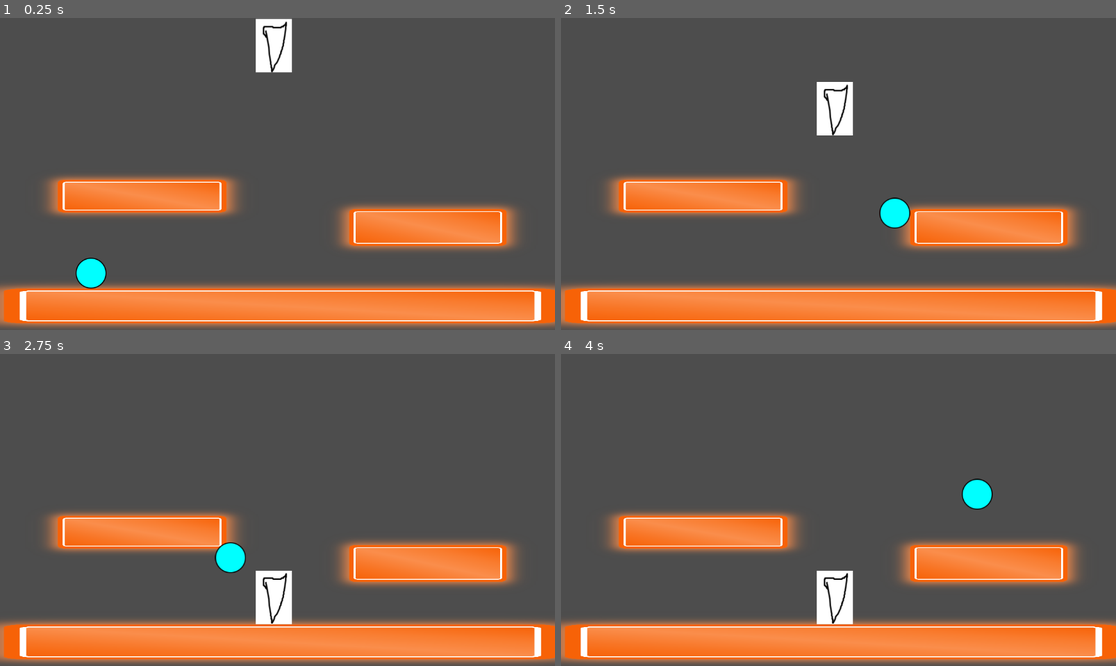
Above: before the commit, frames 1-4 (two rows, left to right).
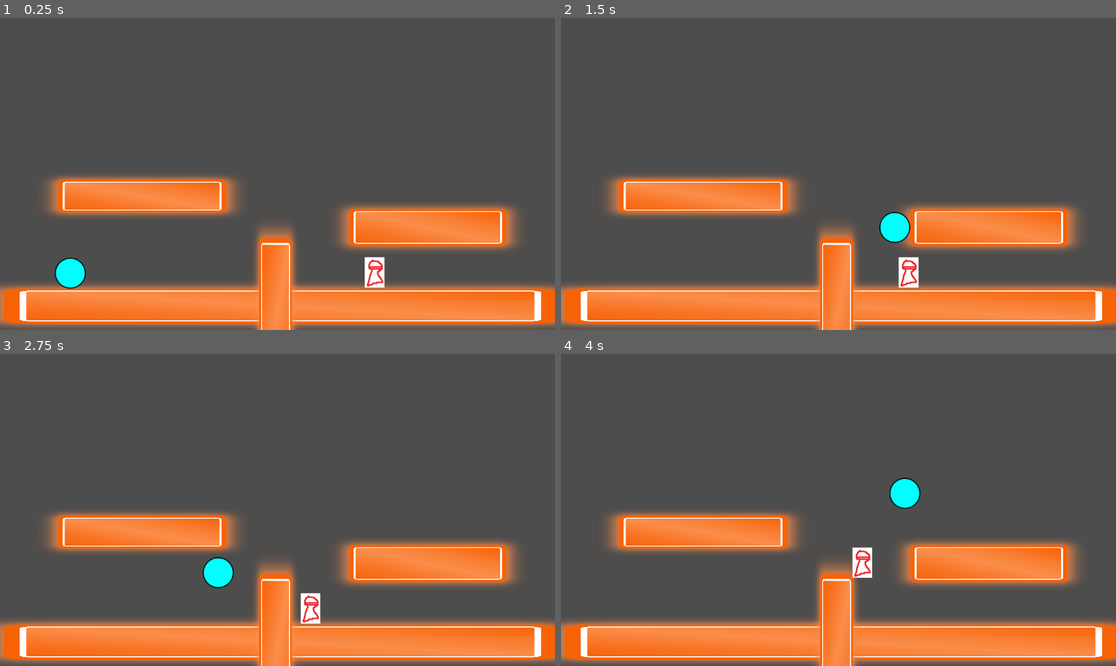
Above: after the commit, the same moments.

Repository: untitledfish/BowlingGame
Game: Godot game, scene res://Scenes/Maps/TestMap.tscn
Same seed, same stepped clock (60 frames per second), same inputs: the game is played once before the commit and once after it.
Inputs:
- Up to frame 1 (0.25 s): no input
- Up to frame 2 (1.5 s): tap Enter at 0.5 s; hold Shift (Run) 0.53-1.28 s; hold Right (ui_right) from 0.53 s (still down); tap Space at 0.77 s; tap Ctrl at 1.35 s
- Up to frame 3 (2.75 s): tap Space at 1.52 s; release Right (ui_right) at 2.03 s; hold Left (ui_left) from 2.03 s (still down); hold Shift (Run) from 2.03 s (still down)
- Up to frame 4 (4 s): release Left (ui_left) at 2.78 s; release Shift (Run) at 2.78 s; hold Right (ui_right) from 2.78 s (still down); tap Ctrl at 2.85 s; tap Space at 3.02, 3.77 s; hold Shift (Run) from 3.53 s (still down)

The runs differ from the first frame. In frame 1, 4.1% of the frame differs, in the area x 9-70%, y 0-100%; in frame 2, 3.9%; in frame 3, 2.9%; in frame 4, 3.1%.

Commit message:
Basic Grunt
Can be used as a basis for basic enemies that chase

Diff:
--- a/Scenes/Characters/Grunt1.tscn
+++ b/Scenes/Characters/Grunt1.tscn
@@ -1,3 +1,36 @@
-[gd_scene format=3 uid="uid://bf08d2iyvt7nk"]
+[gd_scene load_steps=5 format=3 uid="uid://bf08d2iyvt7nk"]
 
-[node name="Grunt1" type="Node2D"]
+[ext_resource type="Script" path="res://Scripts/Characters/grunt1.gd" id="1_fpi5k"]
+[ext_resource type="Texture2D" uid="uid://cfx8guy8hx76c" path="res://Sprites/Characters/BasicEnemies/grunt_placeholder.png" id="2_j5owb"]
+
+[sub_resource type="RectangleShape2D" id="RectangleShape2D_jddhb"]
+size = Vector2(42.25, 64.25)
+
+[sub_resource type="CircleShape2D" id="CircleShape2D_bcbeo"]
+radius = 310.161
+
+[node name="Grunt1" type="Node2D" groups=["Enemies"]]
+
+[node name="CharacterBody2D" type="CharacterBody2D" parent="."]
+collision_layer = 2
+collision_mask = 3
+floor_constant_speed = true
+script = ExtResource("1_fpi5k")
+
+[node name="Sprite2D" type="Sprite2D" parent="CharacterBody2D"]
+texture = ExtResource("2_j5owb")
+
+[node name="CollisionShape2D" type="CollisionShape2D" parent="CharacterBody2D"]
+position = Vector2(0.125, -0.125)
+shape = SubResource("RectangleShape2D_jddhb")
+
+[node name="DetectionRange" type="Area2D" parent="CharacterBody2D"]
+position = Vector2(0, 59)
+collision_mask = 3
+
+[node name="CollisionShape2D" type="CollisionShape2D" parent="CharacterBody2D/DetectionRange"]
+position = Vector2(0, -60)
+shape = SubResource("CircleShape2D_bcbeo")
+
+[connection signal="body_entered" from="CharacterBody2D/DetectionRange" to="CharacterBody2D" method="_on_detection_range_body_entered"]
+[connection signal="body_exited" from="CharacterBody2D/DetectionRange" to="CharacterBody2D" method="_on_detection_range_body_exited"]
--- a/Scenes/Characters/MainCharacter.tscn
+++ b/Scenes/Characters/MainCharacter.tscn
@@ -9,7 +9,6 @@
 [node name="MainCharacter" type="Node2D" groups=["Player"]]
 
 [node name="Player" type="CharacterBody2D" parent="."]
-position = Vector2(577, 345)
 collision_layer = 3
 collision_mask = 3
 script = ExtResource("1_qurkh")
--- a/Scenes/Maps/TestMap.tscn
+++ b/Scenes/Maps/TestMap.tscn
@@ -2,7 +2,7 @@
 
 [ext_resource type="Texture2D" uid="uid://crmwxxewbf3ww" path="res://Sprites/Maps/neon-orange-rectangle-banner-neon-rectangle-png-2371563313.png" id="1_4qo1u"]
 [ext_resource type="PackedScene" uid="uid://cdanb0gsgn06m" path="res://Scenes/Characters/MainCharacter.tscn" id="2_03cl6"]
-[ext_resource type="PackedScene" uid="uid://stverqcy4ocr" path="res://Scenes/Characters/pincicle.tscn" id="3_pghe1"]
+[ext_resource type="PackedScene" uid="uid://bf08d2iyvt7nk" path="res://Scenes/Characters/Grunt1.tscn" id="4_2d18j"]
 
 [sub_resource type="RectangleShape2D" id="RectangleShape2D_r411r"]
 size = Vector2(1153, 30)
@@ -45,8 +45,21 @@
 scale = Vector2(0.281641, 0.108751)
 texture = ExtResource("1_4qo1u")
 
+[node name="StaticBody2D4" type="StaticBody2D" parent="."]
+position = Vector2(942, 337)
+rotation = 1.57079
+
+[node name="CollisionShape2D" type="CollisionShape2D" parent="StaticBody2D4"]
+position = Vector2(291, 356)
+shape = SubResource("RectangleShape2D_n5y60")
+
+[node name="Sprite2D" type="Sprite2D" parent="StaticBody2D4"]
+position = Vector2(295, 370)
+scale = Vector2(0.281641, 0.108751)
+texture = ExtResource("1_4qo1u")
+
 [node name="MainCharacter" parent="." instance=ExtResource("2_03cl6")]
-position = Vector2(-388, 181)
+position = Vector2(146, 534)
 
-[node name="Pincicle" parent="." groups=["Enemies"] instance=ExtResource("3_pghe1")]
-position = Vector2(569, 58)
+[node name="Grunt1" parent="." instance=ExtResource("4_2d18j")]
+position = Vector2(778, 519)
--- a/Scripts/Characters/Pincicle.gd
+++ b/Scripts/Characters/Pincicle.gd
@@ -23,8 +23,7 @@
 
 	#Fall when the player runs under
 	if $PlayerDetect.is_colliding() and detection_set == true:
-		is_player()
-		if $PlayerDetect.get_collider() == Player:
+		if $PlayerDetect.get_collider().get_parent() == Player:
 			velocity.y = move_toward(0, $PlayerDetect.target_position.y, fall_speed)
 			falling = true
 
@@ -38,7 +37,6 @@
 
 func is_player():
 	if $PlayerDetect.is_colliding():
-		Player = $PlayerDetect.get_collider()
 		return $PlayerDetect.get_collider()
 
 
--- /dev/null
+++ b/Scripts/Characters/grunt1.gd
@@ -0,0 +1,35 @@
+extends CharacterBody2D
+
+const chase_speed = 200
+const jump_height = -500
+@onready var Player = get_tree().get_first_node_in_group("Player")
+@onready var Player_Char = get_tree().get_first_node_in_group("Player").get_child(0)
+var player_dir = 0
+var chase = false
+
+func _process(delta: float) -> void:
+	if not is_on_floor():
+		velocity += get_gravity() * delta
+
+	if Player_Char.global_position.x > global_position.x:
+		player_dir = 1
+	elif Player_Char.global_position.x < global_position.x:
+		player_dir = -1
+
+	if chase == true:
+		velocity.x = move_toward(0, Player_Char.global_position.x * player_dir, chase_speed)
+	elif chase == false:
+		velocity.x = 0
+
+	if is_on_wall() and is_on_floor():
+		velocity.y = jump_height
+
+	move_and_slide()
+
+func _on_detection_range_body_entered(body: Node2D) -> void: #Only chases in initial direction
+	if body.get_parent().is_in_group("Player"):
+		chase = true
+
+func _on_detection_range_body_exited(body: Node2D) -> void:
+	if body.get_parent().is_in_group("Player"):
+		chase = false
Binary file added: Sprites/Characters/BasicEnemies/grunt_placeholder.png
Not shown, added: Sprites/Characters/BasicEnemies/grunt_placeholder.png.import
